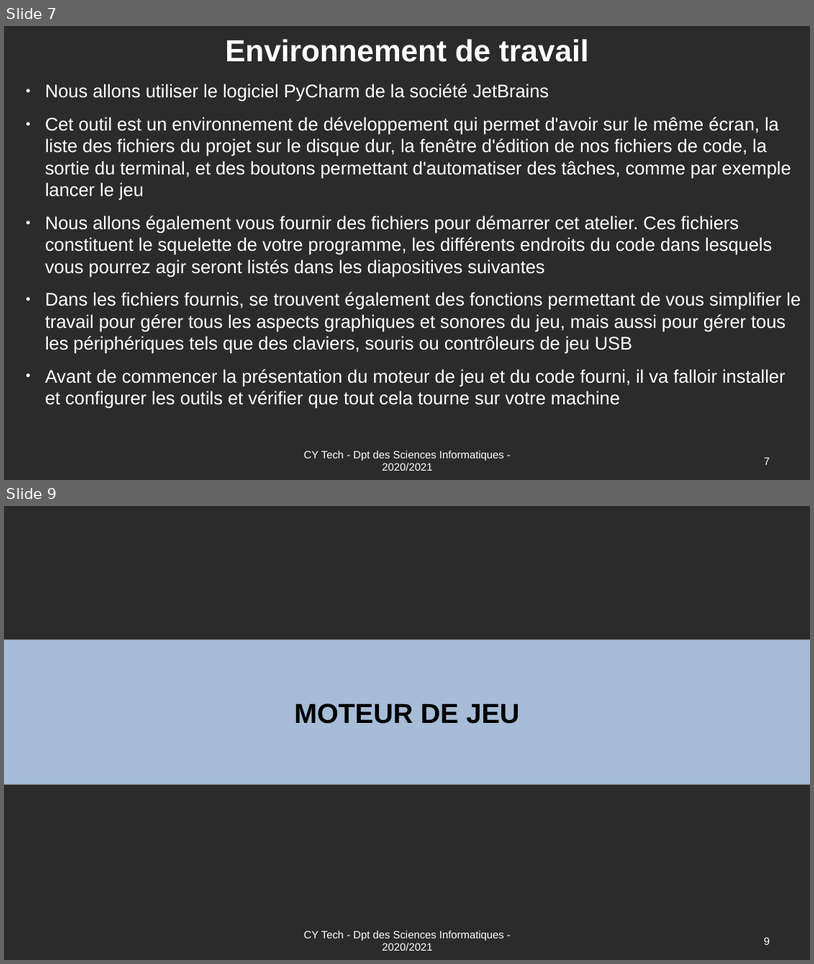
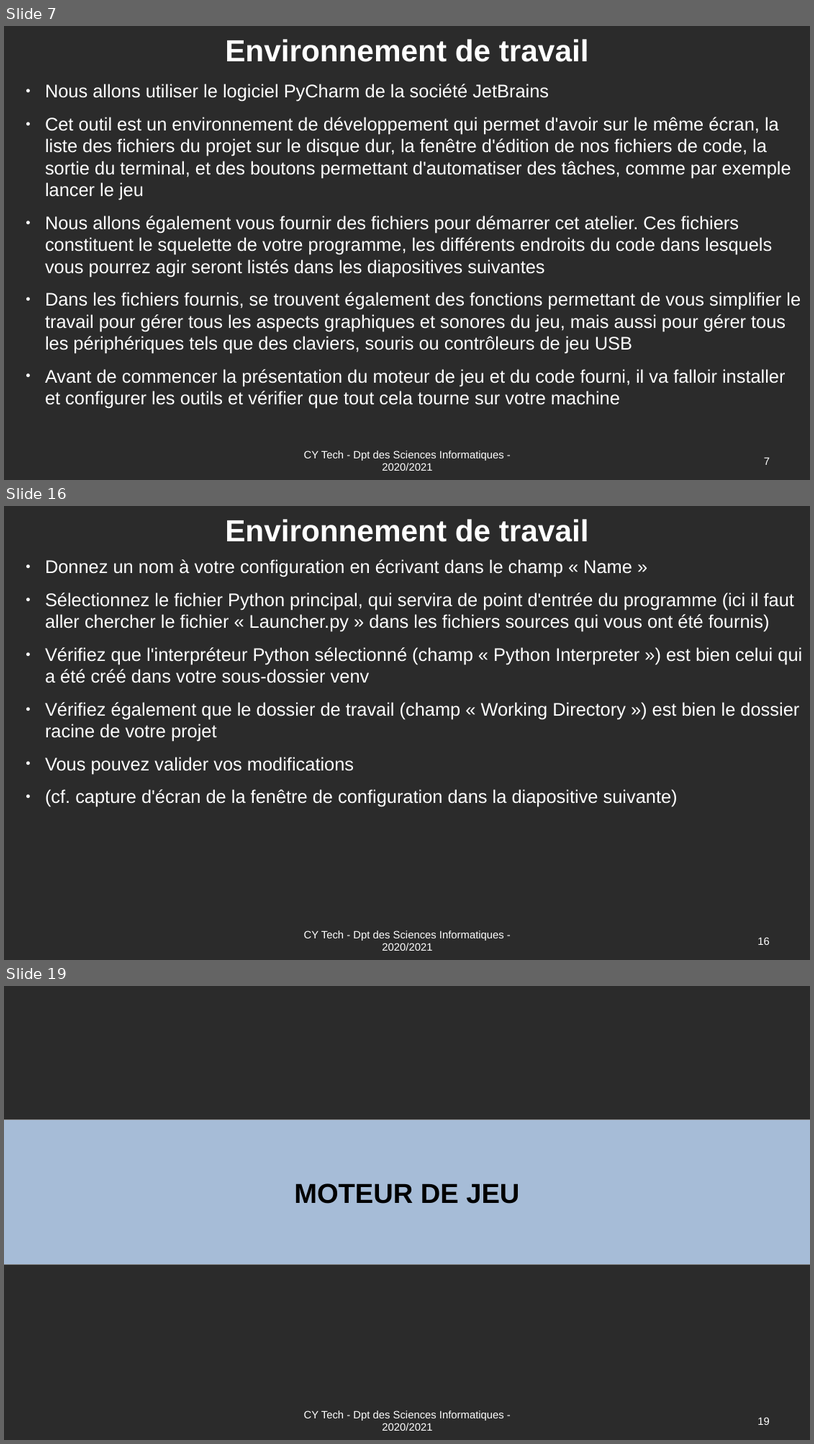
Before and after one commit to Romuald78/pyArcade, a slide deck: doc/UE_Libre_Jeu_Arcade_Documentation.odp. Shown one above the other, each under a label of ours: slides 7 and 9 before the commit, slides 7, 16 and 19 after it; the slides between them are not shown. The pictures are 814x964 and 814x1444 pixels, drawn with LibreOffice and Linux fonts; fonts in the diff are those of the drawing; background and template pictures are left out; a plain dark background stands for a picture behind light text. Boxes give left, top, right and bottom in pixels: in the first picture for what was removed or moved away, otherwise in the second. Text is boxed around its words. In the diff, an @@ line names an element or a change of style, - is before the commit and + after.

```diff
--- a/doc/UE_Libre_Jeu_Arcade_Documentation.odp
+++ b/doc/UE_Libre_Jeu_Arcade_Documentation.odp
@@ slide 16 added at [4, 506, 810, 960], background picture (left out) @@
@@ title added at [225, 519, 589, 542], 40 pt, text #FFFFFF, bold @@
+Environnement de travail
@@ text added at [45, 559, 802, 807], 24 pt, text #FFFFFF @@
+● Donnez un nom à votre configuration en écrivant dans le champ « Name »
+● Sélectionnez le fichier Python principal, qui servira de point d'entrée du programme (ici il faut aller chercher le fichier « Launcher.py » dans les fichiers sources qui vous ont été fournis)
+● Vérifiez que l'interpréteur Python sélectionné (champ « Python Interpreter ») est bien celui qui a été créé dans votre sous-dossier venv
+● Vérifiez également que le dossier de travail (champ « Working Directory ») est bien le dossier racine de votre projet
+● Vous pouvez valider vos modifications
+● (cf. capture d'écran de la fenêtre de configuration dans la diapositive suivante)
@@ text added at [304, 930, 504, 950], 14 pt, text #FFFFFF @@
+CY Tech - Dpt des Sciences Informatiques - 2020/2021
@@ page number added at [758, 937, 769, 944], 14 pt, text #FFFFFF @@
+16
@@ what was slide 9 is now slide 19 @@
@@ page number at [758, 1417, 769, 1424]: text changed @@
-9
+19
```
Also in this commit, not shown: 4 slides changed, 9 other slides added, 1 other file.
